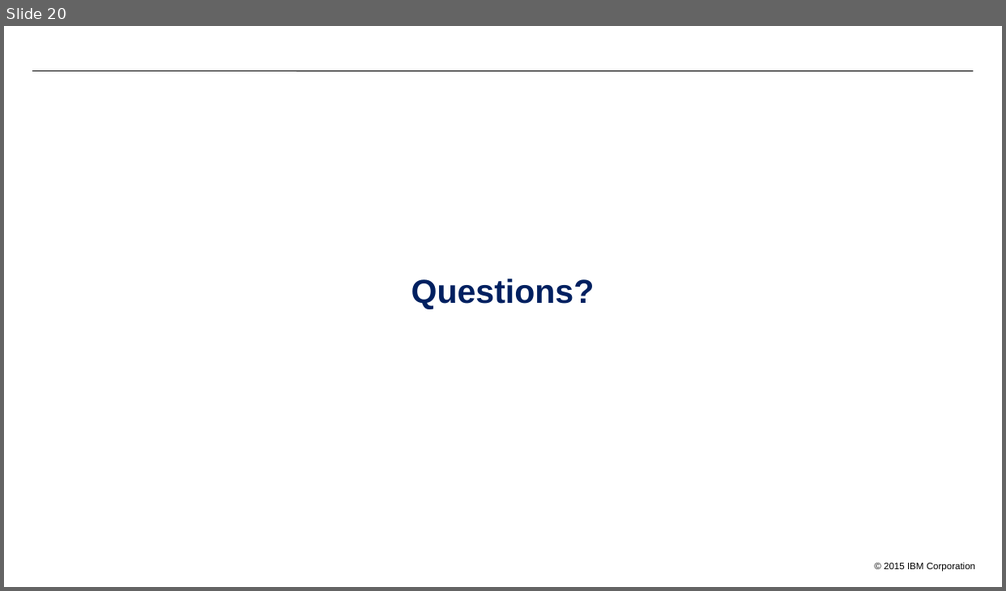
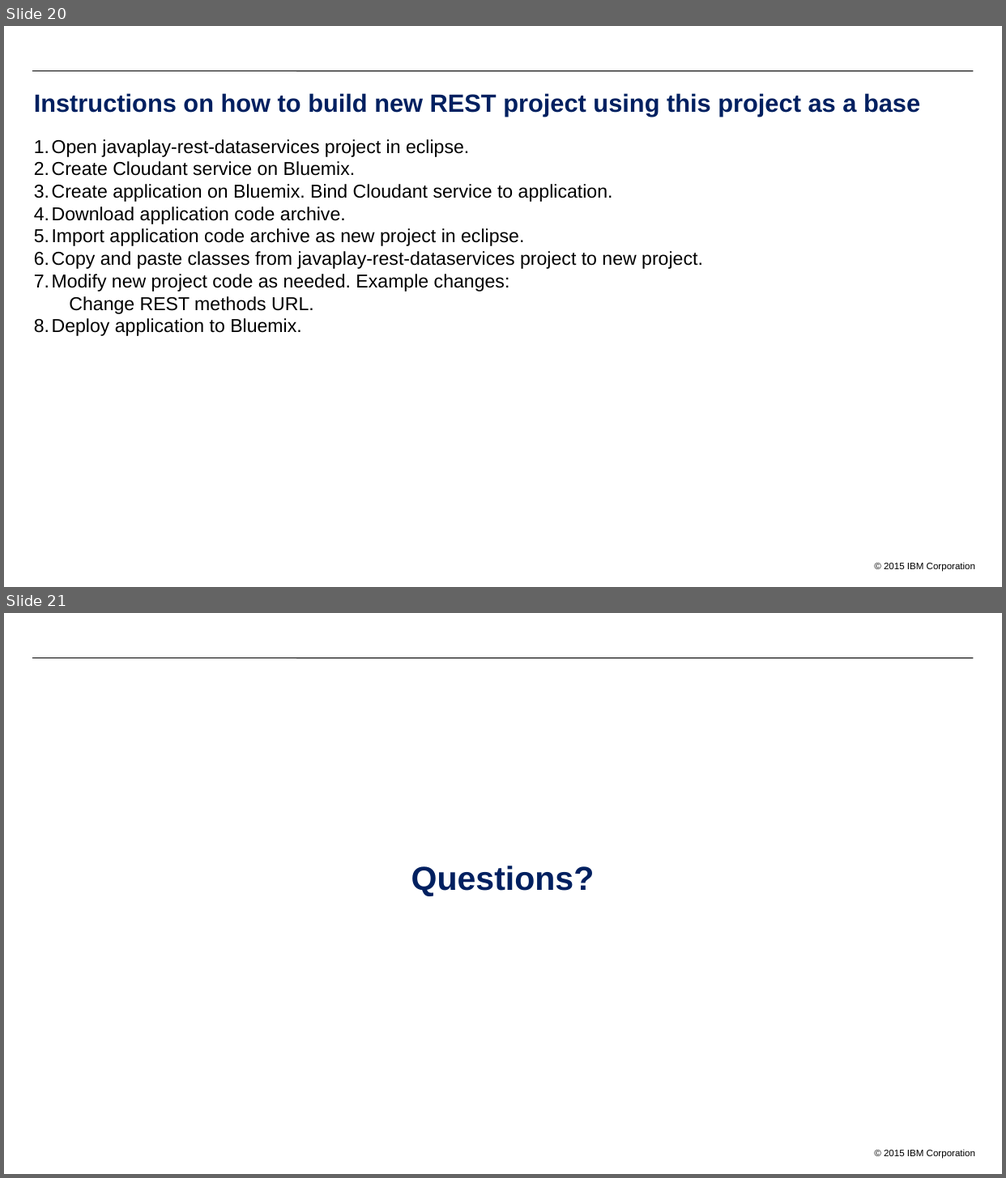
Before and after one commit to ibmecod/java-rest-dataservices, a slide deck: documents/LabX - Java Plays - REST data services.pptx. Shown one above the other, each under a label of ours: slide 20 before the commit, slides 20 and 21 after it. The pictures are 1006x591 and 1006x1178 pixels, drawn with LibreOffice and Linux fonts; fonts in the diff are those of the drawing; background and template pictures are left out. Boxes give left, top, right and bottom in pixels: in the first picture for what was removed or moved away, otherwise in the second. Text is boxed around its words. In the diff, an @@ line names an element or a change of style, - is before the commit and + after.

```diff
--- a/documents/LabX - Java Plays - REST data services.pptx
+++ b/documents/LabX - Java Plays - REST data services.pptx
@@ slide 20 added at (4, 26, 1002, 587), background #FFFFFF; not listed: 2 template elements that a slide beside it also shows @@
@@ text added at (34, 93, 920, 116), 24 pt, text #002060, bold @@
+Instructions on how to build new REST project using this project as a base
@@ text added at (52, 139, 703, 336), 18 pt, text #000000 @@
+1. Open javaplay-rest-dataservices project in eclipse.
+2. Create Cloudant service on Bluemix.
+3. Create application on Bluemix. Bind Cloudant service to application.
+4. Download application code archive.
+5. Import application code archive as new project in eclipse.
+6. Copy and paste classes from javaplay-rest-dataservices project to new project.
+7. Modify new project code as needed. Example changes:
+  1. Change REST methods URL.
+8. Deploy application to Bluemix.
@@ what was slide 20 is now slide 21 @@
```
Also in this commit, not shown: 2 slides changed.
